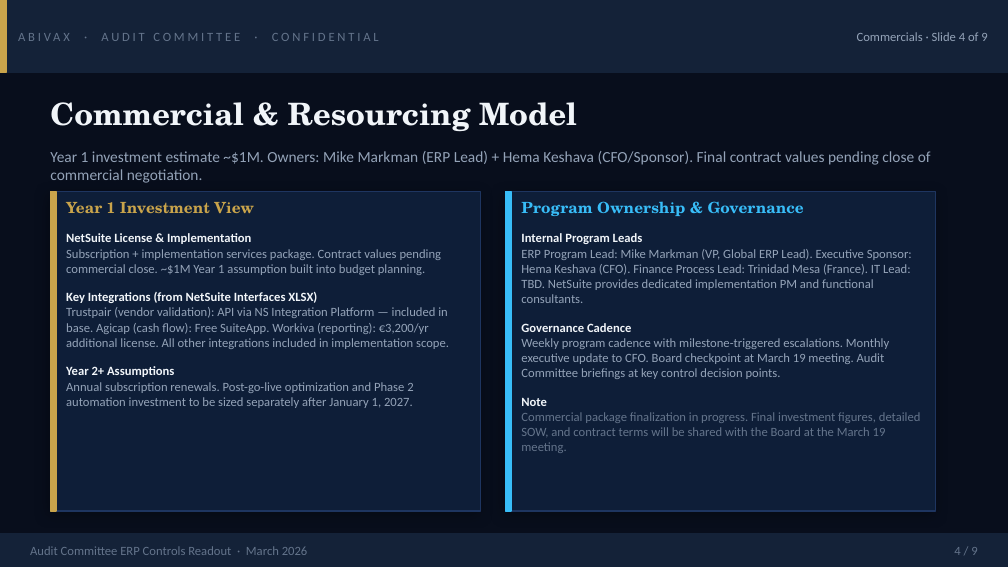
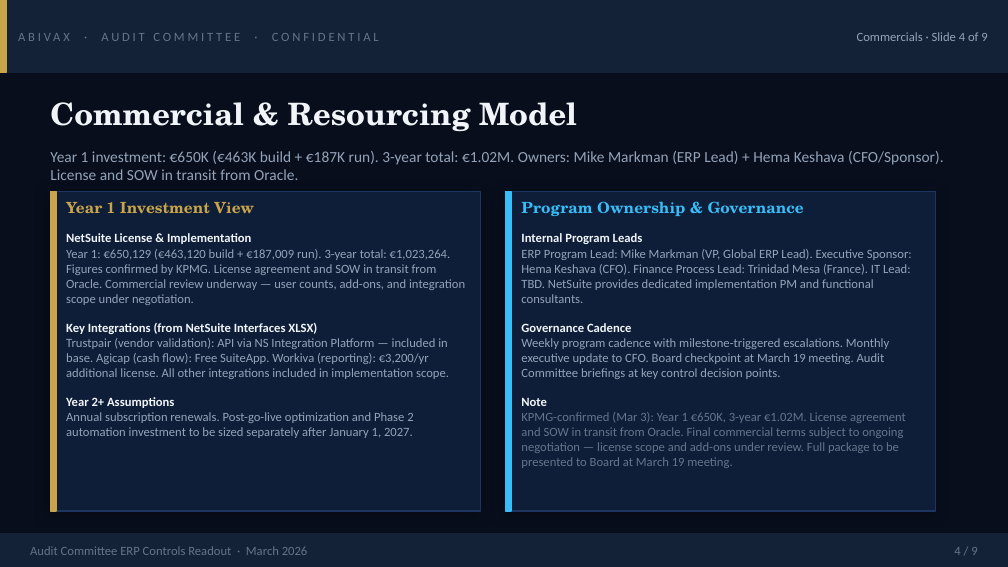
Before and after one commit to markmangroup/abivax, a slide deck: slide 4 of outputs/Audit_Committee_ERP_Controls_Mar2026.pptx. Drawn at 1008x567 pixels with LibreOffice and Linux fonts; fonts in the diff are those of the drawing. Boxes give left, top, right and bottom in pixels: in the first picture for what was removed or moved away, otherwise in the second. Text is boxed around its words. In the diff, an @@ line names an element or a change of style, - is before the commit and + after.

```diff
--- a/outputs/Audit_Committee_ERP_Controls_Mar2026.pptx
+++ b/outputs/Audit_Committee_ERP_Controls_Mar2026.pptx
@@ text at <box>50,151,944,180</box>: text changed @@
-Year 1 investment estimate ~$1M. Owners: Mike Markman (ERP Lead) + Hema Keshava (CFO/Sponsor). Final contract values pending close of commercial negotiation.
+Year 1 investment: €650K (€463K build + €187K run). 3-year total: €1.02M. Owners: Mike Markman (ERP Lead) + Hema Keshava (CFO/Sponsor). License and SOW in transit from Oracle.
@@ text at <box>66,249,465,305</box>: text changed @@
-Subscription + implementation services package. Contract values pending commercial close. ~$1M Year 1 assumption built into budget planning.
+Year 1: €650,129 (€463,120 build + €187,009 run). 3-year total: €1,023,264. Figures confirmed by KPMG. License agreement and SOW in transit from Oracle. Commercial review underway — user counts, add-ons, and integration scope under negotiation.
@@ text at <box>521,412,906,468</box>: text changed @@
-Commercial package finalization in progress. Final investment figures, detailed SOW, and contract terms will be shared with the Board at the March 19 meeting.
+KPMG-confirmed (Mar 3): Year 1 €650K, 3-year €1.02M. License agreement and SOW in transit from Oracle. Final commercial terms subject to ongoing negotiation — license scope and add-ons under review. Full package to be presented to Board at March 19 meeting.
```
Also in this commit, not shown: 18 other files.
